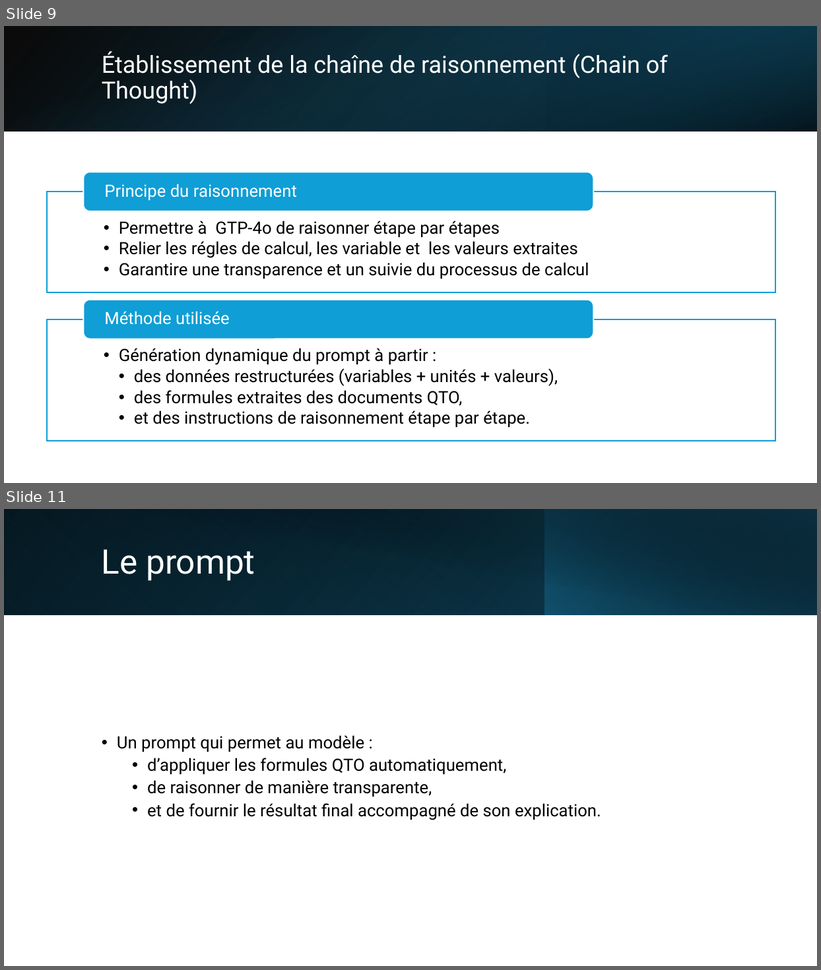
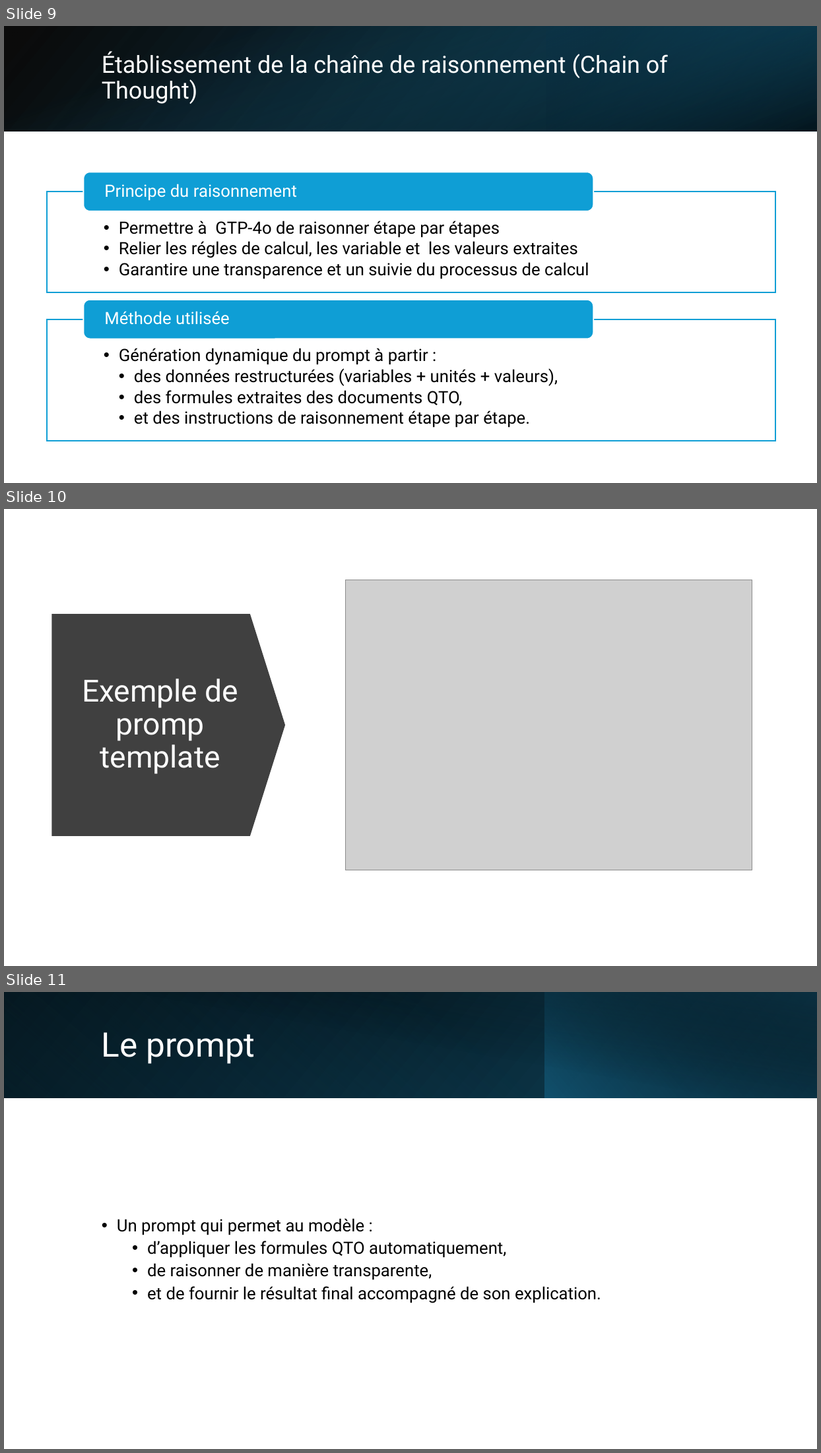
Before and after one commit to IzowRM/Stage-Cetic, a slide deck: Doc Slide/Enhanced Automated Construction Quantity Takeoff.pptx. Shown one above the other, each under a label of ours: slides 9 and 11 before the commit, slides 9, 10 and 11 after it; the slides between them are not shown. The pictures are 821x970 and 821x1453 pixels, drawn with LibreOffice and Linux fonts; fonts in the diff are those of the drawing; grey boxes stand for pictures. Boxes give left, top, right and bottom in pixels: in the first picture for what was removed or moved away, otherwise in the second. Text is boxed around its words. In the diff, an @@ line names an element or a change of style, - is before the commit and + after.

```diff
--- a/Doc Slide/Enhanced Automated Construction Quantity Takeoff.pptx
+++ b/Doc Slide/Enhanced Automated Construction Quantity Takeoff.pptx
@@ slide 10 added at [4,509,817,966], background #FFFFFF @@
@@ picture added at [346,580,752,870] @@
@@ down arrow added at [52,614,286,836], fill #404040 @@
@@ title added at [82,679,238,774], 36 pt, text #FFFFFF @@
+Exemple de promp template
```
Also in this commit, not shown: 6 slides changed, 2 slides removed, 3 other files.
